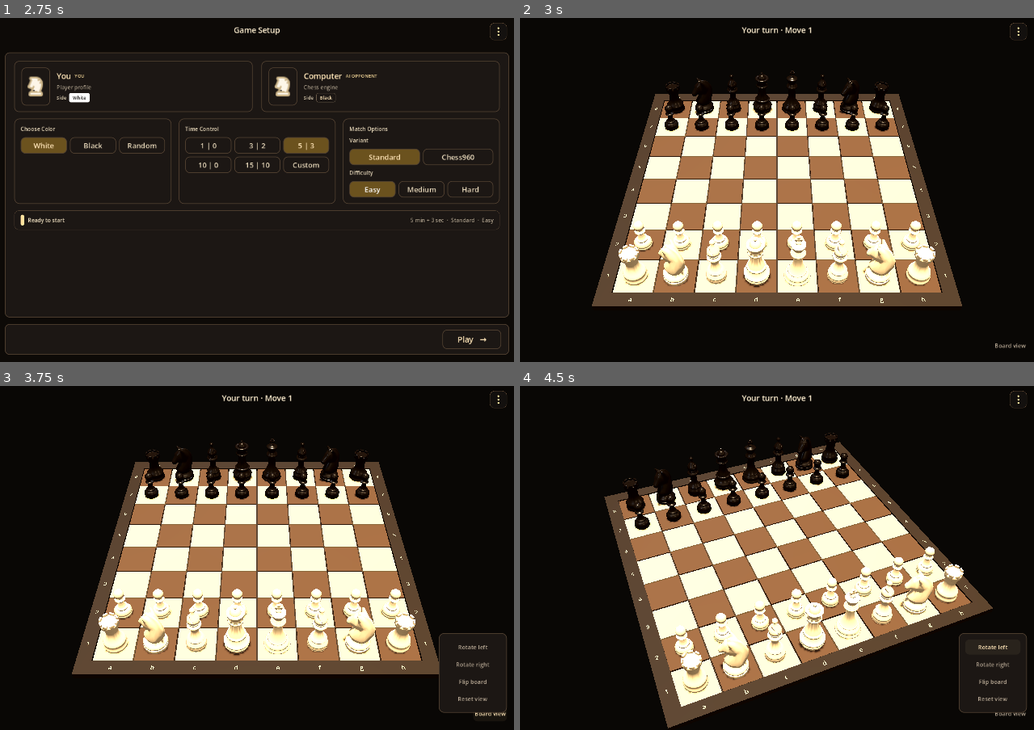
Above: before the commit, frames 1-4 (two rows, left to right).
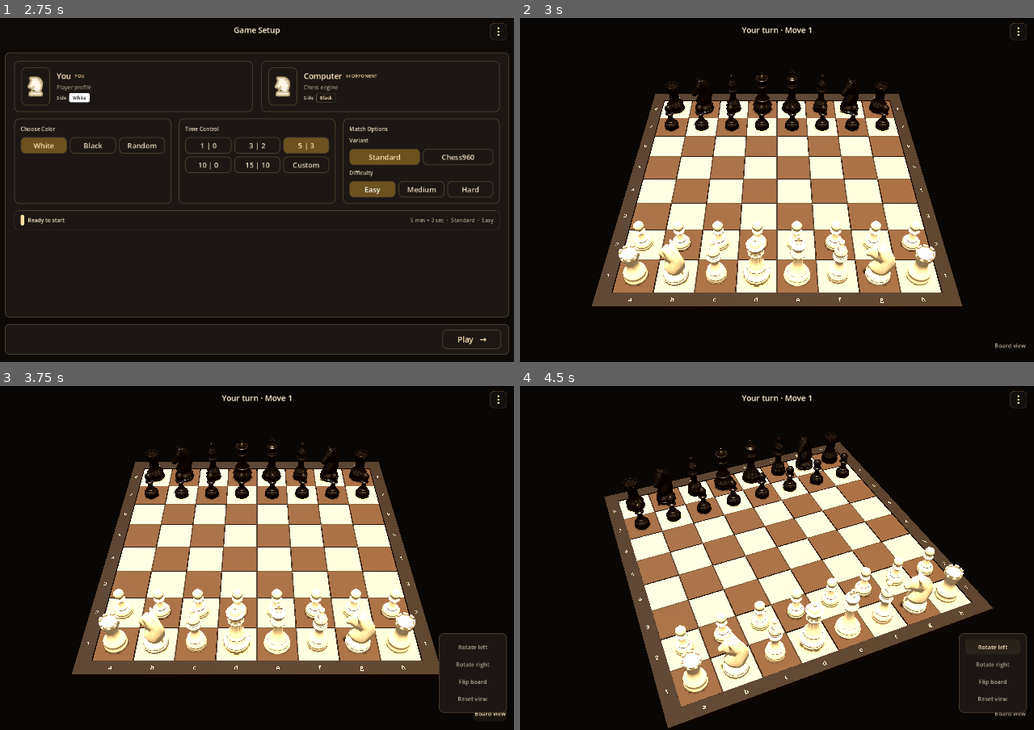
Above: after the commit, the same moments.

Repository: shedrackgodstime/chess-relay
Game: Godot game, scene res://src/ui/app/app_root.tscn
Same seed, same stepped clock (60 frames per second), same inputs: the game is played once before the commit and once after it.
Inputs:
- Up to frame 1 (2.75 s): click "Vs computer" at 0.5 s; click "Easy" at 1.25 s; click "Easy" at 2 s
- Up to frame 2 (3 s): click "Play →" at 2.75 s
- Up to frame 3 (3.75 s): click "Board view" at 3.5 s
- Up to frame 4 (4.5 s): click "Rotate left" at 4.25 s

Frame 1 is identical in both runs. In frame 2, 23% of the frame differs, in the area x 18-82%, y 24-80%; in frame 3, 23%; in frame 4, 23%, in the area x 19-88%, y 18-94%.

Commit message:
Consolidate board rendering into procedural mesh

Diff:
--- /dev/null
+++ b/godot/src/game/board/board_mesh.gd
@@ -0,0 +1,72 @@
+extends RefCounted
+
+## Builds the board's render mesh as three material surfaces.
+##
+## SurfaceTool is used here in the same way described by the Godot procedural
+## geometry documentation: primitives are appended to a surface and committed
+## to one ArrayMesh. The board keeps its square marker nodes separately for
+## interaction and diagnostics; those nodes do not carry render geometry.
+
+static func build(
+	board_size: int,
+	square_size: float,
+	square_gap: float,
+	square_thickness: float,
+	frame_margin: float,
+	frame_lip: float,
+	frame_depth: float,
+	plinth_depth: float,
+	plinth_inset: float,
+	light_material: Material,
+	dark_material: Material,
+	frame_material: Material
+) -> ArrayMesh:
+	var mesh := ArrayMesh.new()
+	var light := SurfaceTool.new()
+	var dark := SurfaceTool.new()
+	var frame := SurfaceTool.new()
+	light.begin(Mesh.PRIMITIVE_TRIANGLES)
+	dark.begin(Mesh.PRIMITIVE_TRIANGLES)
+	frame.begin(Mesh.PRIMITIVE_TRIANGLES)
+
+	var half := board_size * square_size * 0.5
+	var tile_size := square_size - square_gap
+	for rank in board_size:
+		for file in board_size:
+			var centre := Vector3(
+				(file - (board_size - 1) * 0.5) * square_size,
+				-square_thickness * 0.5,
+				(rank - (board_size - 1) * 0.5) * square_size
+			)
+			var tile := BoxMesh.new()
+			tile.size = Vector3(tile_size, square_thickness, tile_size)
+			var target := light if (file + rank) % 2 == 0 else dark
+			target.append_from(tile, 0, Transform3D(Basis.IDENTITY, centre))
+
+	var outer := half + frame_margin
+	var centre_offset := (outer + half) * 0.5
+	var rail_y := frame_lip - frame_depth * 0.5
+	for side in [-1.0, 1.0]:
+		var along_x := BoxMesh.new()
+		along_x.size = Vector3(outer * 2.0, frame_depth, frame_margin)
+		frame.append_from(along_x, 0,
+			Transform3D(Basis.IDENTITY, Vector3(0.0, rail_y, side * centre_offset)))
+		var along_z := BoxMesh.new()
+		along_z.size = Vector3(frame_margin, frame_depth, half * 2.0)
+		frame.append_from(along_z, 0,
+			Transform3D(Basis.IDENTITY, Vector3(side * centre_offset, rail_y, 0.0)))
+
+	var plinth_half := outer - plinth_inset
+	var plinth := BoxMesh.new()
+	plinth.size = Vector3(plinth_half * 2.0, plinth_depth, plinth_half * 2.0)
+	frame.append_from(plinth, 0,
+		Transform3D(Basis.IDENTITY,
+			Vector3(0.0, -square_thickness - plinth_depth * 0.5, 0.0)))
+
+	light.commit(mesh)
+	mesh.surface_set_material(mesh.get_surface_count() - 1, light_material)
+	dark.commit(mesh)
+	mesh.surface_set_material(mesh.get_surface_count() - 1, dark_material)
+	frame.commit(mesh)
+	mesh.surface_set_material(mesh.get_surface_count() - 1, frame_material)
+	return mesh
--- a/godot/src/game/board/board_view.gd
+++ b/godot/src/game/board/board_view.gd
@@ -1,5 +1,7 @@
 class_name ChessBoardView
 extends Node3D
+
+const BOARD_MESH_SCRIPT := preload("res://src/game/board/board_mesh.gd")
 
 signal square_pressed(square: String)
 
@@ -108,16 +110,14 @@
 	_legal_moves_root = _new_overlay_root("LegalMoves")
 	_check_root = _new_overlay_root("Check")
 	_square_colors = [LIGHT_SQUARE, DARK_SQUARE]
-	_build_frame()
+	_build_render_mesh()
 	for rank in BOARD_SIZE:
 		for file in BOARD_SIZE:
-			var square := _make_box(
-				Vector3(SQUARE_SIZE - SQUARE_GAP, SQUARE_THICKNESS, SQUARE_SIZE - SQUARE_GAP),
-					_square_colors[(file + rank) % 2],
-				square_to_world("%s%d" % [char("a".unicode_at(0) + file), rank + 1],
-					BOARD_SURFACE_Y - SQUARE_THICKNESS * 0.5)
-			)
+			var square := Node3D.new()
 			square.name = "Square_%s%d" % [char("a".unicode_at(0) + file), rank + 1]
+			square.position = square_to_world(
+				"%s%d" % [char("a".unicode_at(0) + file), rank + 1],
+				BOARD_SURFACE_Y - SQUARE_THICKNESS * 0.5)
 			_squares_root.add_child(square)
 
 
@@ -202,30 +202,24 @@
 		child.free()
 
 
-func _build_frame() -> void:
-	var inner := BOARD_SIZE * SQUARE_SIZE * 0.5
-	var outer := inner + FRAME_MARGIN
-	var centre_offset := (outer + inner) * 0.5
-	var rail_y := FRAME_LIP - FRAME_DEPTH * 0.5
-	var front_back_size := Vector3(outer * 2.0, FRAME_DEPTH, FRAME_MARGIN)
-	var left_right_size := Vector3(FRAME_MARGIN, FRAME_DEPTH, inner * 2.0)
-	for side in [-1.0, 1.0]:
-		var rail := _make_box(front_back_size, FRAME_COLOR,
-			Vector3(0.0, rail_y, side * centre_offset))
-		rail.name = "FrameRail_%s" % ("Front" if side > 0.0 else "Back")
-		add_child(rail)
-		rail = _make_box(left_right_size, FRAME_COLOR,
-			Vector3(side * centre_offset, rail_y, 0.0))
-		rail.name = "FrameRail_%s" % ("Right" if side > 0.0 else "Left")
-		add_child(rail)
-	var plinth_half := outer - PLINTH_INSET
-	var plinth := _make_box(
-		Vector3(plinth_half * 2.0, PLINTH_DEPTH, plinth_half * 2.0),
-		FRAME_COLOR,
-		Vector3(0.0, -SQUARE_THICKNESS - PLINTH_DEPTH * 0.5, 0.0)
-	)
-	plinth.name = "BoardPlinth"
-	add_child(plinth)
+func _build_render_mesh() -> void:
+	var board_surface := MeshInstance3D.new()
+	board_surface.name = "BoardSurface"
+	board_surface.mesh = BOARD_MESH_SCRIPT.build(
+		BOARD_SIZE,
+		SQUARE_SIZE,
+		SQUARE_GAP,
+		SQUARE_THICKNESS,
+		FRAME_MARGIN,
+		FRAME_LIP,
+		FRAME_DEPTH,
+		PLINTH_DEPTH,
+		PLINTH_INSET,
+		_material(LIGHT_SQUARE),
+		_material(DARK_SQUARE),
+		_material(FRAME_COLOR)
+	)
+	add_child(board_surface)
 
 
 func _square_overlay(square: String, color: Color, prefix: String) -> MeshInstance3D:
--- a/godot/tests/ui_smoke_test.gd
+++ b/godot/tests/ui_smoke_test.gd
@@ -322,6 +322,15 @@
 		"game board builds reusable labels on all four frame sides")
 	_check(game._board.get_node("Coordinates/FileFront_a").mesh.text == "a",
 		"board exposes file coordinate labels")
+	var board_surface := game._board.get_node("BoardSurface") as MeshInstance3D
+	_check(board_surface.mesh is ArrayMesh, "board uses one procedural ArrayMesh surface")
+	_check((board_surface.mesh as ArrayMesh).get_surface_count() == 3,
+		"board mesh separates light, dark, and frame materials")
+	_check(game._board.get_node("Squares/Square_a1").get_child_count() == 0,
+		"square markers carry no duplicate render geometry")
+	var board_aabb := (board_surface.mesh as ArrayMesh).get_aabb()
+	_check(board_aabb.size.x > 8.7 and board_aabb.size.z > 8.7 and board_aabb.size.y > 0.3,
+		"board mesh includes the full frame and plinth bounds")
 	_check(game._board.get_node("Coordinates/RankLeft_1").mesh.text == "1",
 		"board exposes rank coordinate labels")
 	_check(is_equal_approx(game._board.get_node("Coordinates/FileFront_a").position.z, 4.19),
